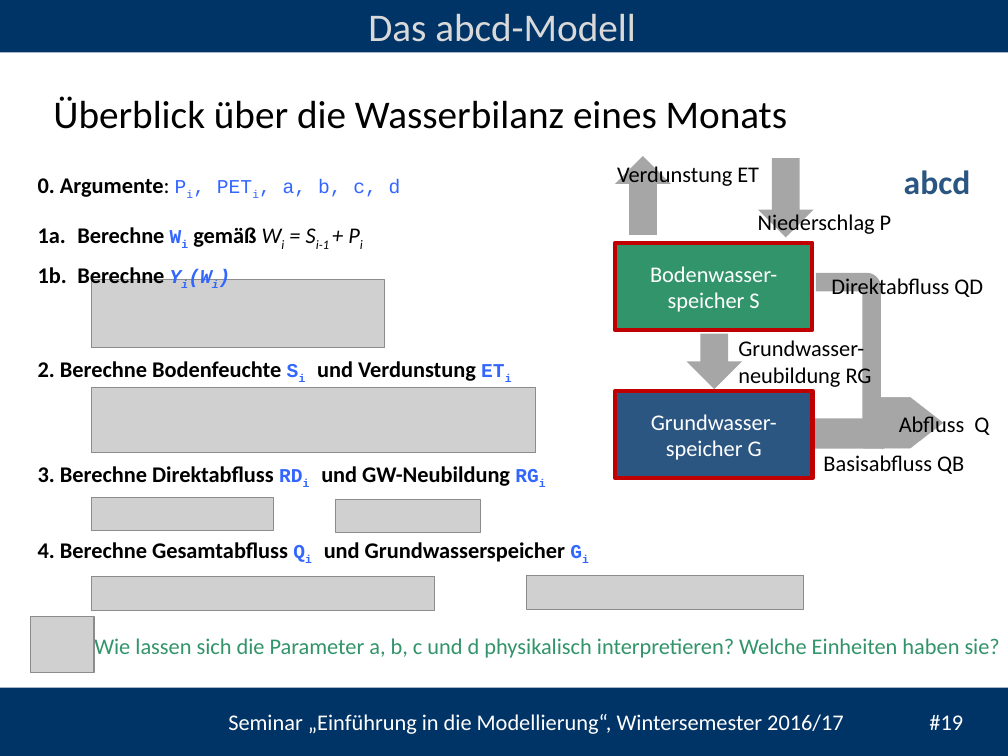
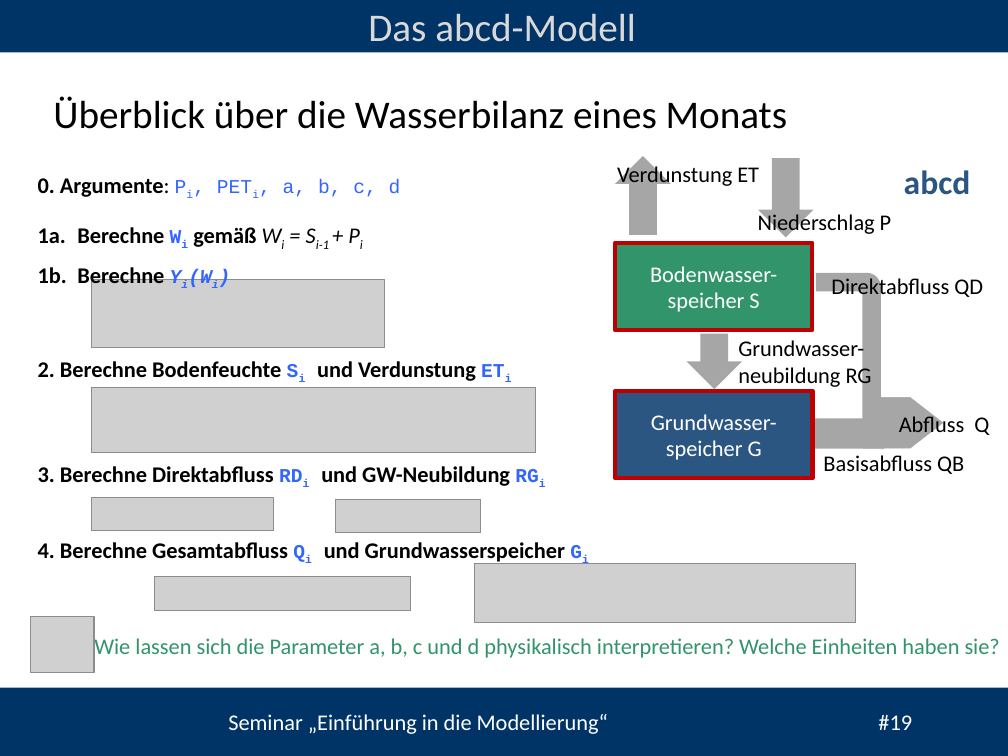
Before and after one commit to heistermann/Einf_Modellierung, a slide deck: slide 19 of Termin_5/folien/UebungModellierung#5.pptx. Drawn at 1008x756 pixels with LibreOffice and Linux fonts; fonts in the diff are those of the drawing; grey boxes stand for pictures; background and template pictures are left out. Boxes give left, top, right and bottom in pixels: in the first picture for what was removed or moved away, otherwise in the second. Text is boxed around its words. In the diff, an @@ line names an element or a change of style, - is before the commit and + after.

```diff
--- a/Termin_5/folien/UebungModellierung#5.pptx
+++ b/Termin_5/folien/UebungModellierung#5.pptx
@@ picture resized from (x1=526, y1=576, x2=803, y2=610) to (x1=474, y1=563, x2=855, y2=622) @@
@@ picture resized from (x1=91, y1=577, x2=434, y2=611) to (x1=155, y1=577, x2=411, y2=611) @@
@@ text at (x1=228, y1=714, x2=912, y2=734): text changed @@
-Seminar „Einführung in die Modellierung“, Wintersemester 2016/17 #19
+Seminar „Einführung in die Modellierung“ #19
```
Also in this commit, not shown: 19 other slides changed, 1 slide removed, 2 other files.
